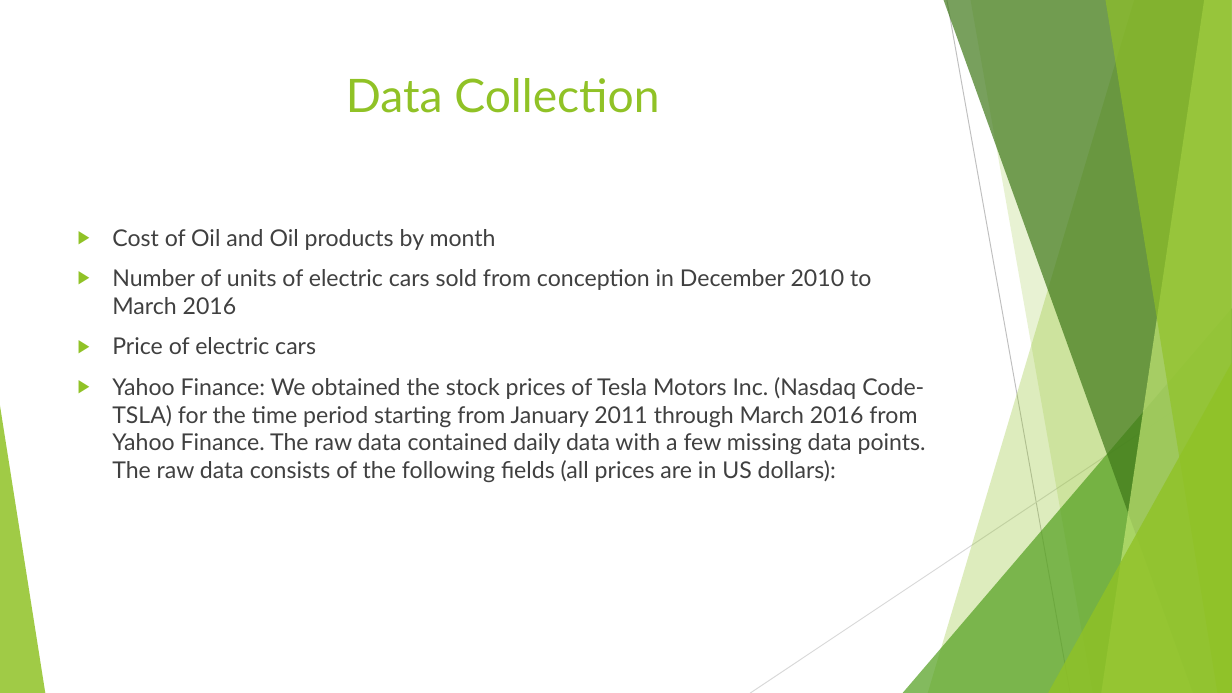
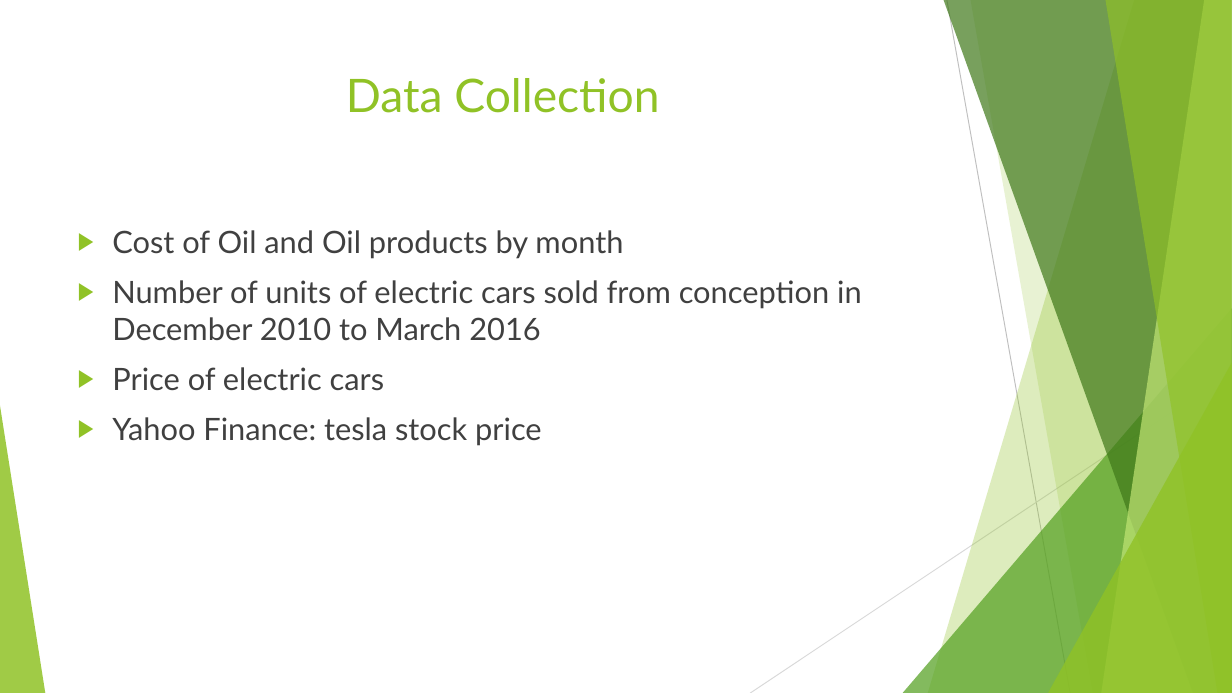
Before and after one commit to sonamgupta1105/Tesla_Analytics, a slide deck: slide 5 of finalPptTesla.pptx. Drawn at 1232x693 pixels with LibreOffice and Linux fonts; fonts in the diff are those of the drawing. Boxes give left, top, right and bottom in pixels: in the first picture for what was removed or moved away, otherwise in the second. Text is boxed around its words. In the diff, an @@ line names an element or a change of style, - is before the commit and + after.

```diff
--- a/finalPptTesla.pptx
+++ b/finalPptTesla.pptx
@@ text at box(112, 230, 862, 391): size 18 to 24 pt in "Cost of Oil and Oil products by ...", "Number of units of electric cars sold ...", "Price of electric cars" @@
@@ text at box(112, 417, 542, 446): text changed; size 18 to 24 pt @@
-▶ Yahoo Finance: We obtained the stock prices of Tesla Motors Inc. (Nasdaq Code- TSLA) for the time period starting from January 2011 through March 2016 from Yahoo Finance. The raw data contained daily data with a few missing data points. The raw data consists of the following fields (all prices are in US dollars):
+▶ Yahoo Finance: tesla stock price
```
Also in this commit, not shown: 14 other slides changed.
